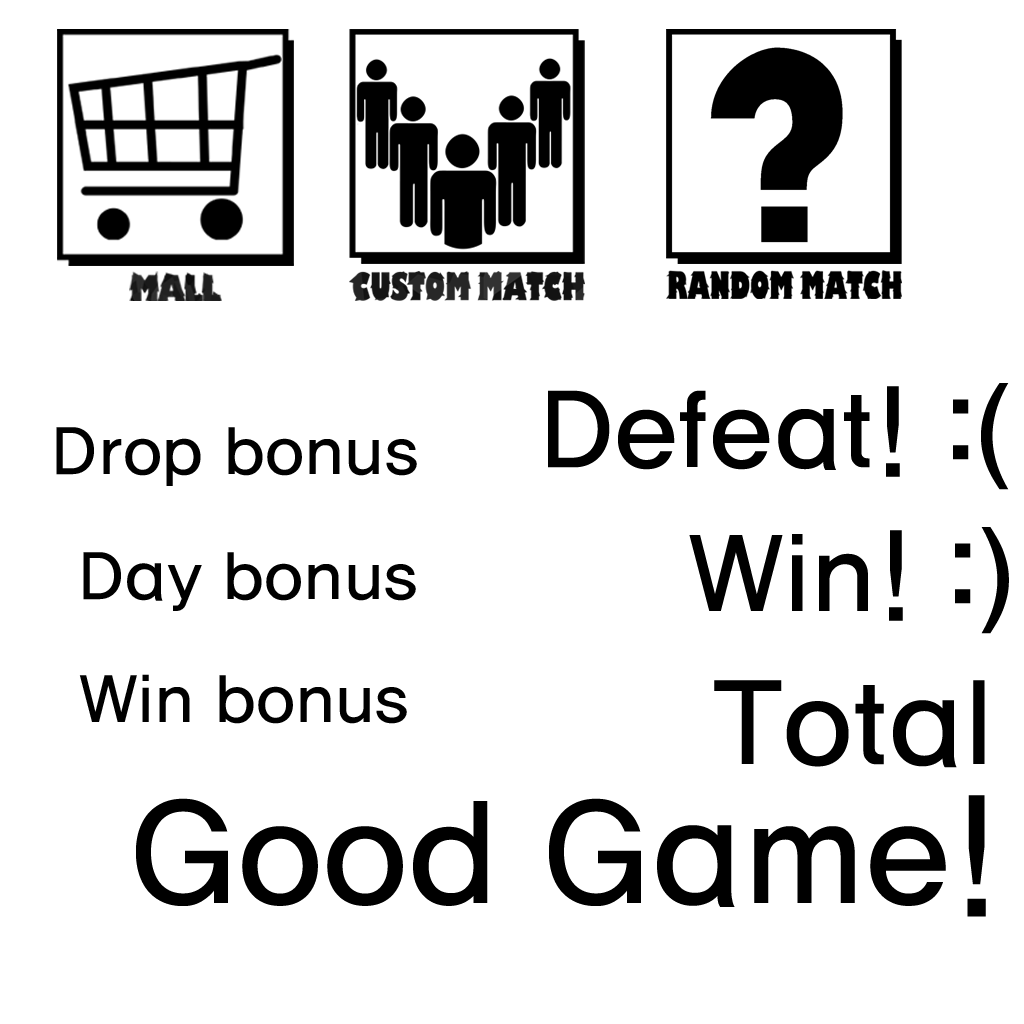
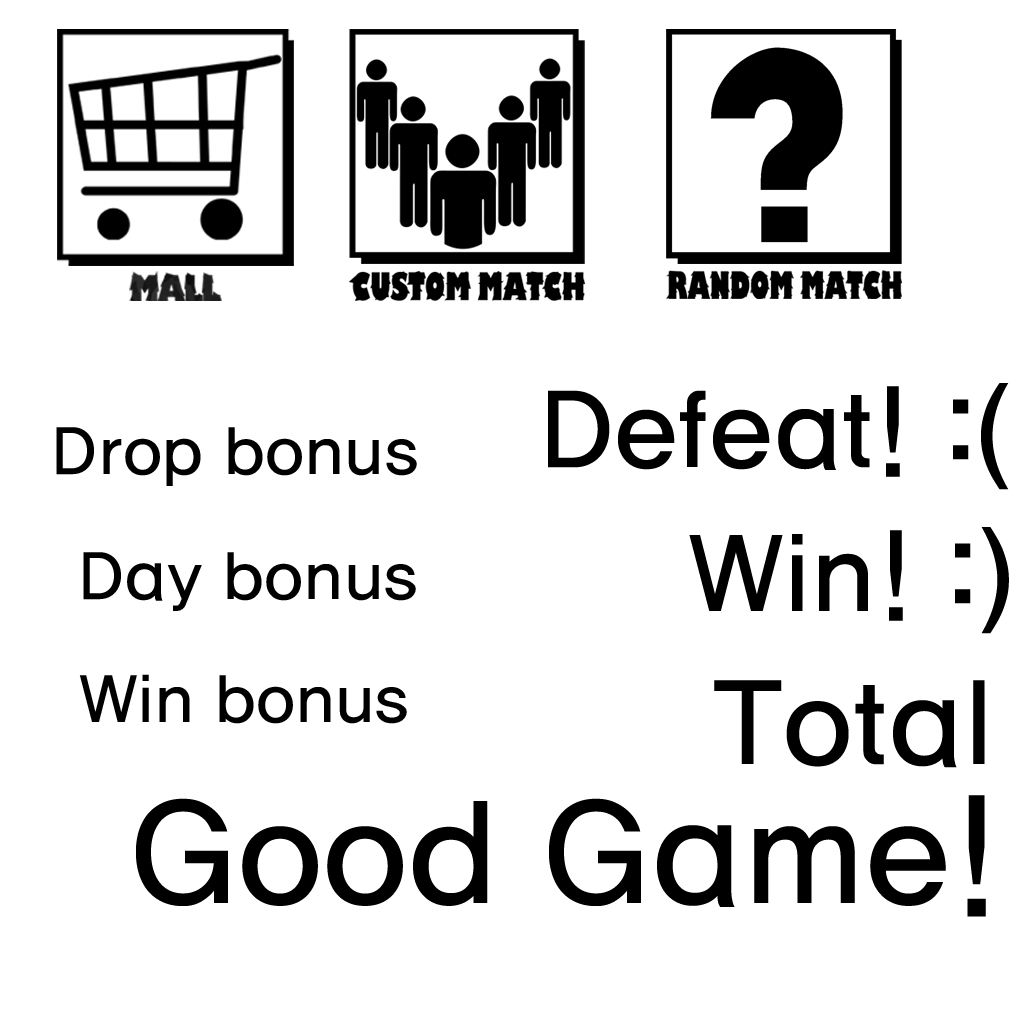
Before/after of a 1024 × 1024 layered artwork. What changed in the layer stack:
painted on "back_color" over left=349, top=271, right=585, bottom=301
